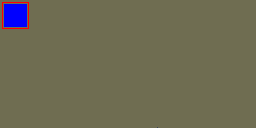
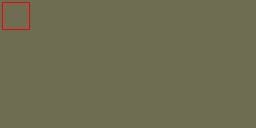
Two versions of the same layered image (256x128). Layer-by-layer changes:
renamed "Main" to "Blob", hid it, painted on it over [4, 4, 158, 128]
painted on "Borders" over [2, 2, 30, 30]
